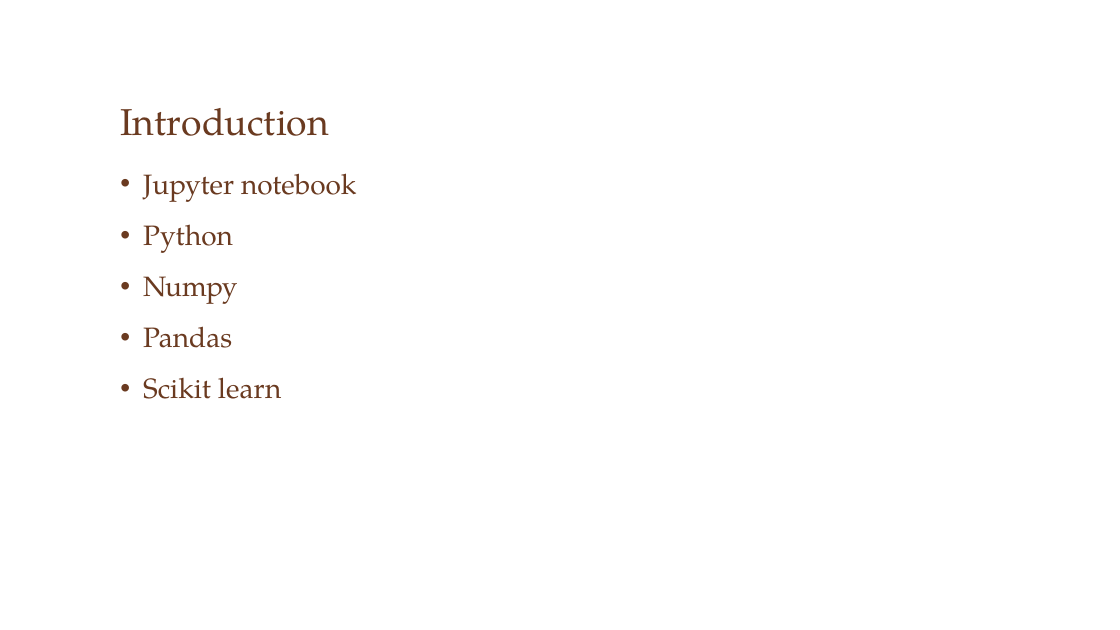
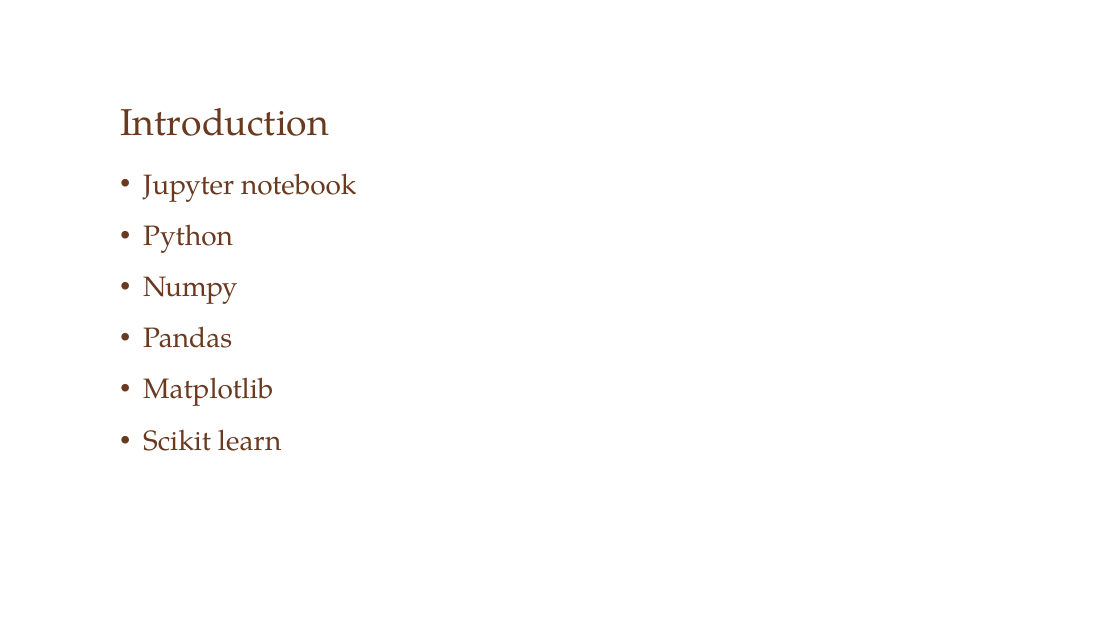
Before and after one commit to sameermahajan/MLWorkshop, a slide deck: slide 5 of Deep Learning Era.pptx. Drawn at 1120x630 pixels with LibreOffice and Linux fonts; fonts in the diff are those of the drawing; background and template pictures are left out. Boxes give left, top, right and bottom in pixels: in the first picture for what was removed or moved away, otherwise in the second. Text is boxed around its words. In the diff, an @@ line names an element or a change of style, - is before the commit and + after.

Commit message:
Add files via upload
updated pptx

```diff
--- a/Deep Learning Era.pptx
+++ b/Deep Learning Era.pptx
@@ text at (143,377,273,406): paragraph added @@
+• Matplotlib
```
Also in this commit, not shown: 26 slides added, 9 slides removed.
